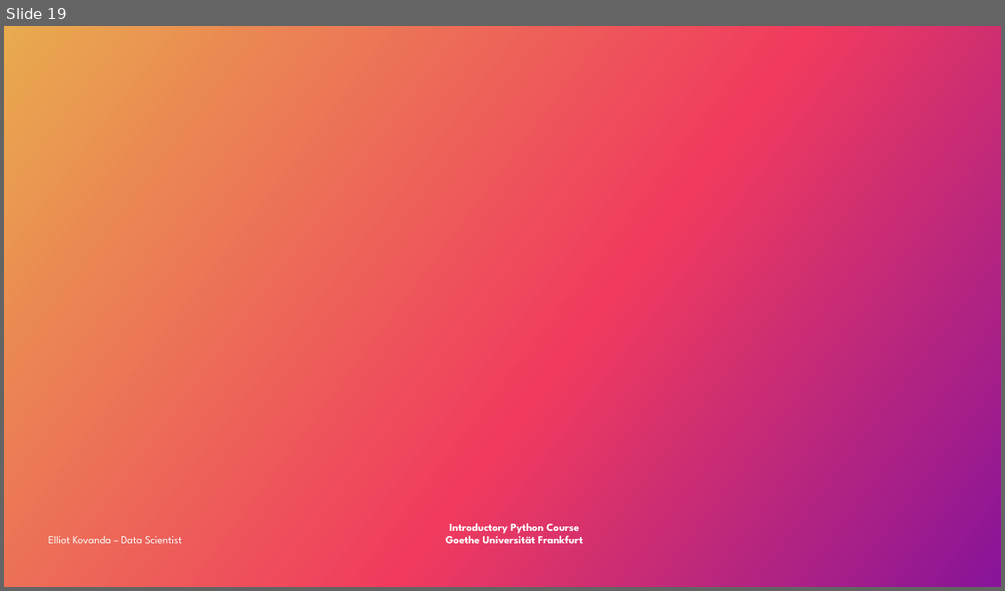
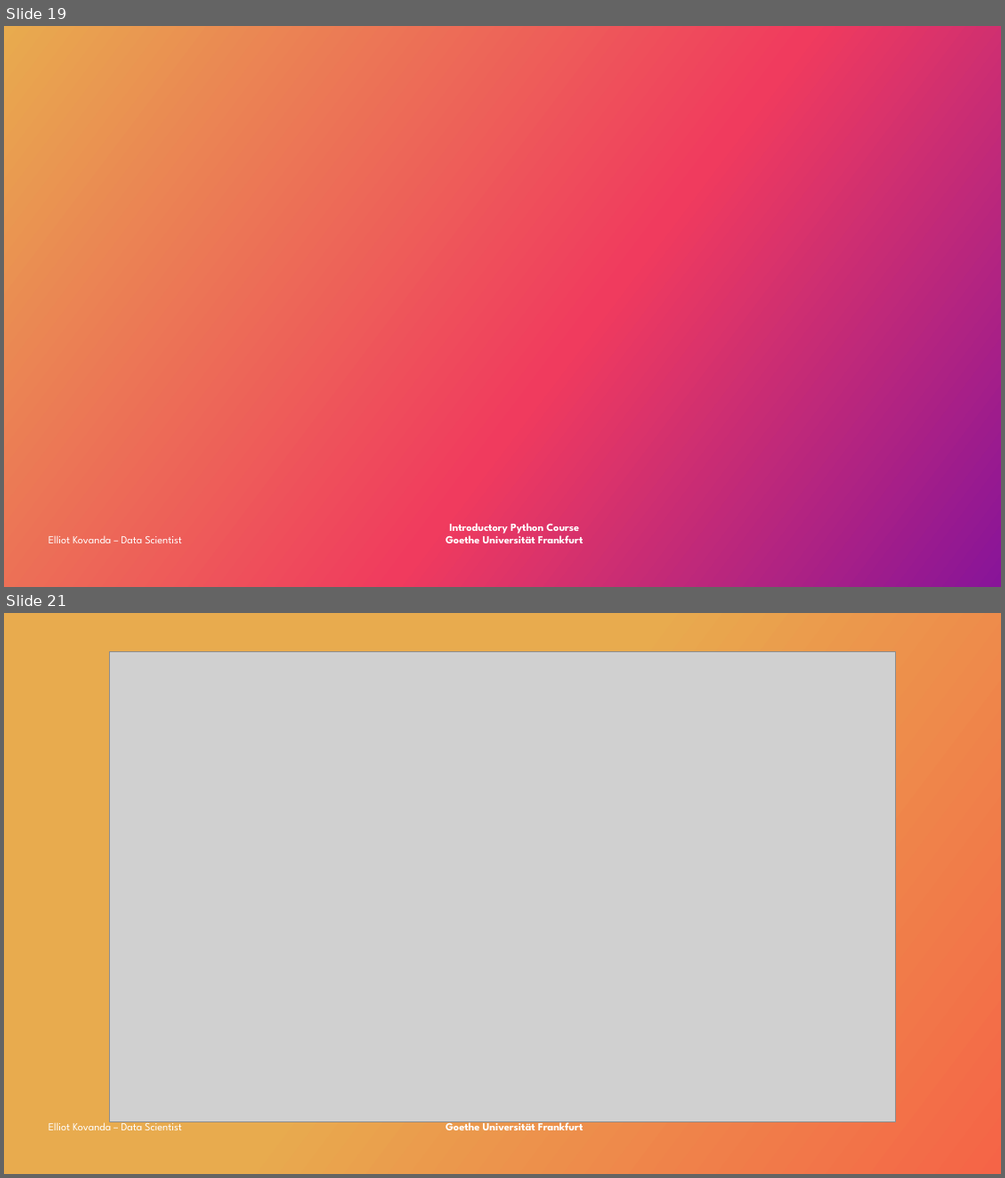
Before and after one commit to ekovanda/python_data_intro_short, a slide deck: Introduction_to_Python_for_Data_Analytics.pptx. Shown one above the other, each under a label of ours: slide 19 before the commit, slides 19 and 21 after it; the slides between them are not shown. The pictures are 1005x591 and 1005x1178 pixels, drawn with LibreOffice and Linux fonts; fonts in the diff are those of the drawing; grey boxes stand for pictures; background and template pictures are left out. Boxes give left, top, right and bottom in pixels: in the first picture for what was removed or moved away, otherwise in the second. Text is boxed around its words. In the diff, an @@ line names an element or a change of style, - is before the commit and + after.

```diff
--- a/Introduction_to_Python_for_Data_Analytics.pptx
+++ b/Introduction_to_Python_for_Data_Analytics.pptx
@@ slide 21 added at (4, 613, 1001, 1174), background gradient #E8AB4E to #F56447; not listed: 1 template element that a slide beside it also shows @@
@@ picture added at (109, 652, 896, 1122) @@
@@ text added at (48, 1119, 182, 1130), 10.5 pt, text #FFFFFF @@
+Elliot Kovanda – Data Scientist
```
Also in this commit, not shown: 4 other slides added.
